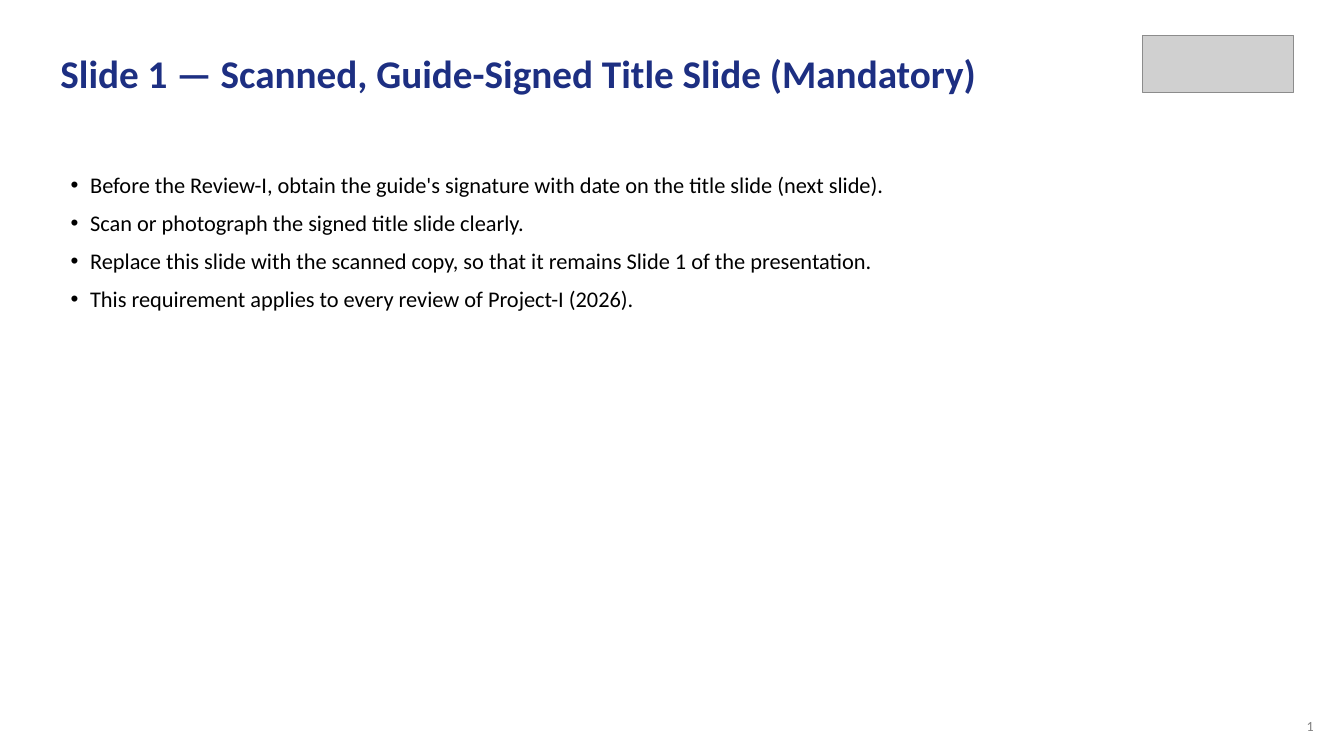
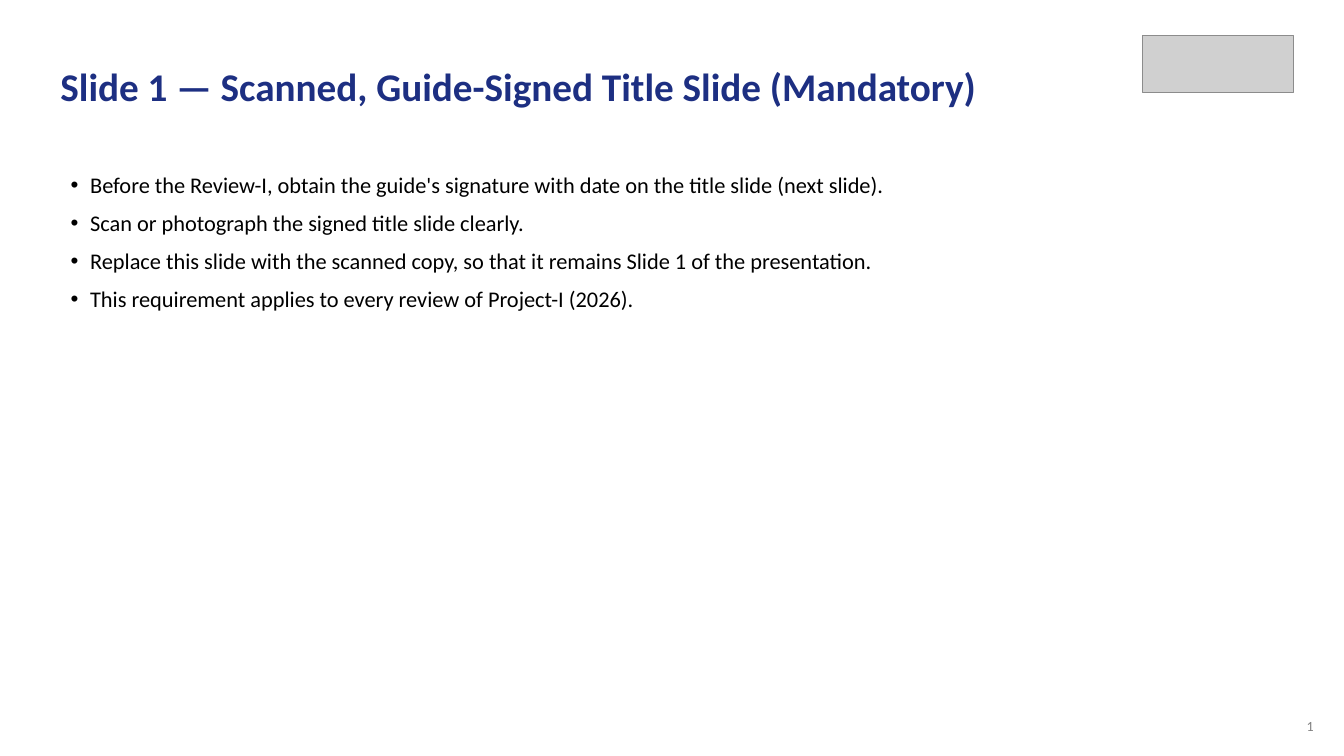
Before and after one commit to Amritha902/gan-driver, a slide deck: slide 1 of review/template_ext.pptx. Drawn at 1344x756 pixels with LibreOffice and Linux fonts; fonts in the diff are those of the drawing; grey boxes stand for pictures. Boxes give left, top, right and bottom in pixels: in the first picture for what was removed or moved away, otherwise in the second. Text is boxed around its words. In the diff, an @@ line names an element or a change of style, - is before the commit and + after.

```diff
--- a/review/template_ext.pptx
+++ b/review/template_ext.pptx
@@ text "Slide 1 — Scanned, Guide-Signed ...": place and size @@
-text "Slide 1 — Scanned, Guide-Signed ..." at box(60, 59, 976, 95)
+text "Slide 1 — Scanned, Guide-Signed ..." at box(60, 72, 976, 108)
```
Also in this commit, not shown: 1 other file.
